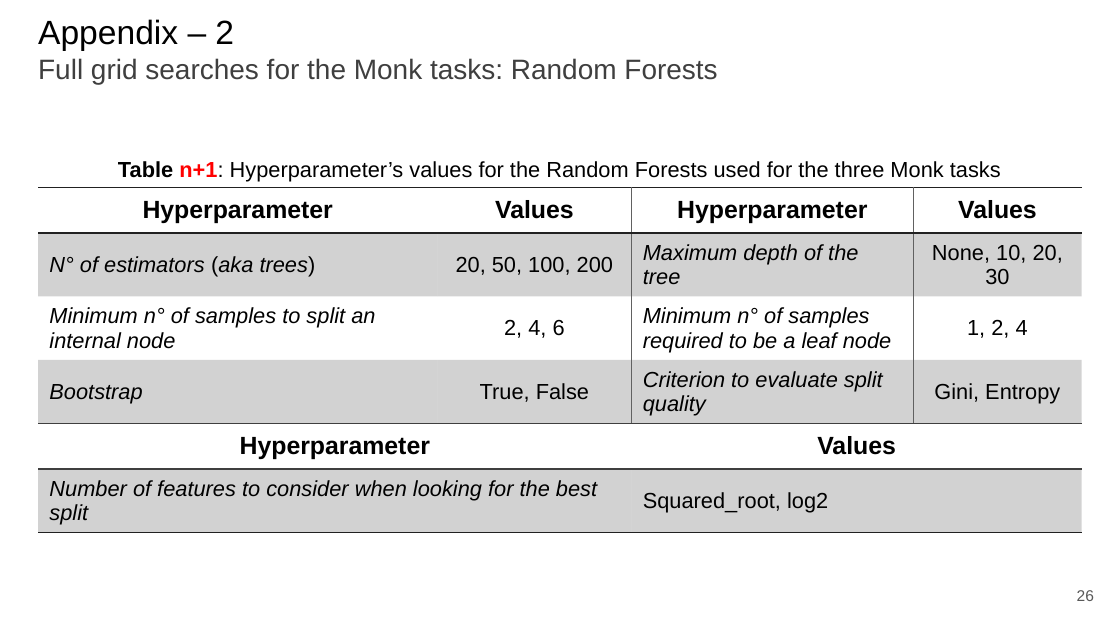
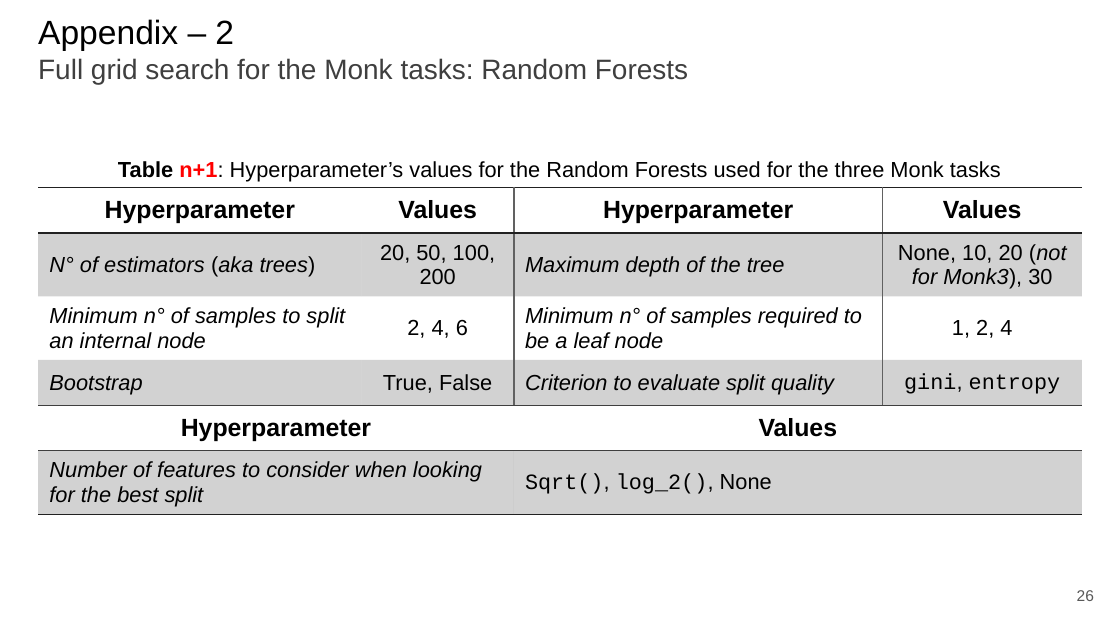
Before and after one commit to paolo-junior-mollica/machine-learning-project, a slide deck: slide 26 of relazione/ML-2023-PRJ-Slides-Demo.pptx. Drawn at 1120x630 pixels with LibreOffice and Linux fonts; fonts in the diff are those of the drawing. Boxes give left, top, right and bottom in pixels: in the first picture for what was removed or moved away, otherwise in the second. Text is boxed around its words. In the diff, an @@ line names an element or a change of style, - is before the commit and + after.

Commit message:
Added MONK to presentation (with troubled plots & data)

```diff
--- a/relazione/ML-2023-PRJ-Slides-Demo.pptx
+++ b/relazione/ML-2023-PRJ-Slides-Demo.pptx
@@ title at (38, 19, 688, 84): text changed @@
-Appendix – 2
-Full grid searches for the Monk tasks: Random Forests
+Appendix – 2
+Full grid search for the Monk tasks: Random Forests
@@ table at (38, 187, 1082, 514) @@
-row 2, column 4: None, 10, 20, 30
+row 2, column 4: None, 10, 20 (not for Monk3), 30
-row 4, column 4: Gini, Entropy
+row 4, column 4: gini, entropy
-row 6, column 3: Squared_root, log2
+row 6, column 3: Sqrt(), log_2(), None
```
Also in this commit, not shown: 10 other slides changed, 4 slides added, 2 slides removed.
